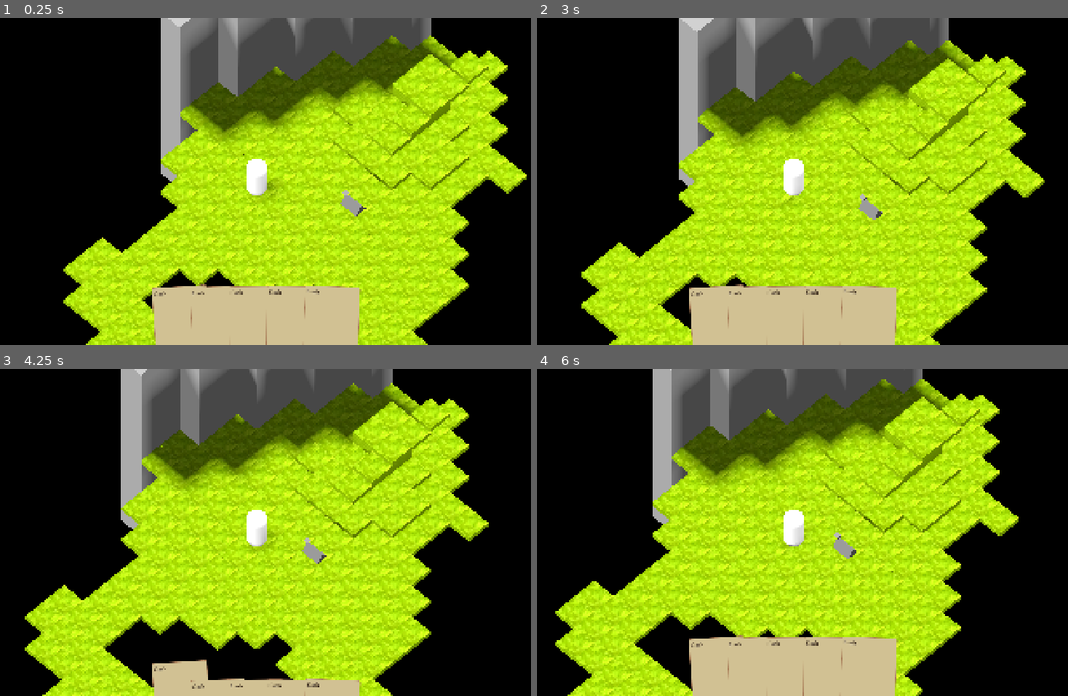
Above: before the commit, frames 1-4 (two rows, left to right).
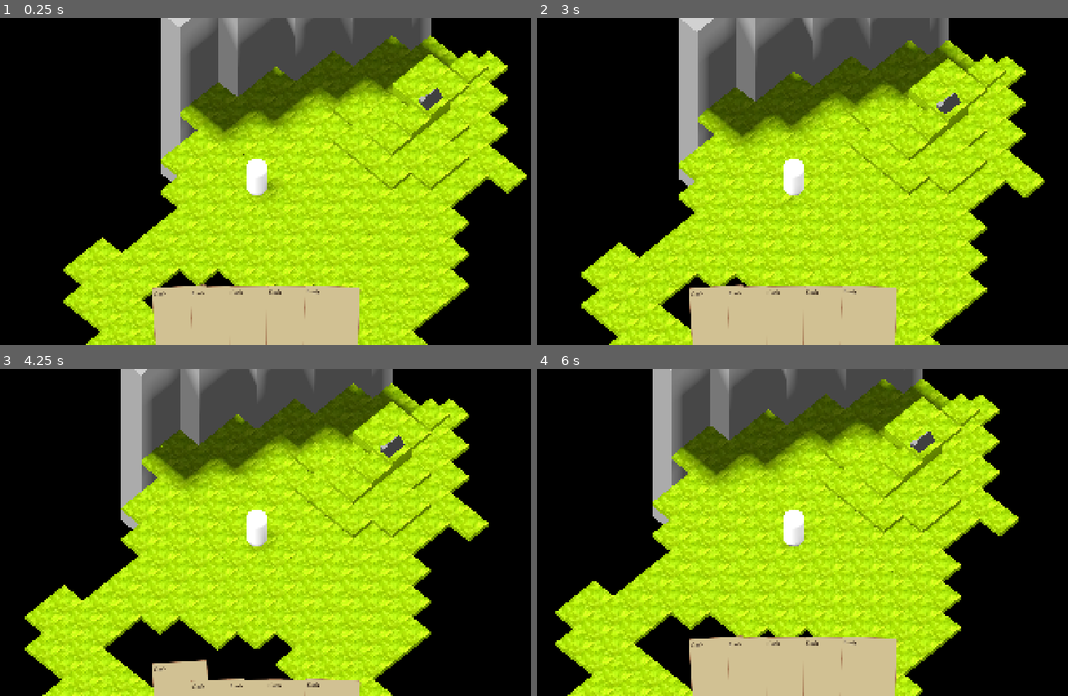
Above: after the commit, the same moments.

Repository: meelkor/veilways
Game: Godot game, scene res://prototype.tscn
Same seed, same stepped clock (60 frames per second), same inputs: the game is played once before the commit and once after it.
Inputs (mouse positions are in pixels of both pictures, inside the frame that each line leads up to):
- Up to frame 1 (0.25 s): no input
- Up to frame 2 (3 s): click (717, 318) at 0.52 s; click (717, 344) at 1.25 s; click (717, 318) at 2.02 s; tap Enter at 2.75 s; move the mouse to (919, 165) at 2.77 s; click (919, 165) at 2.92 s
- Up to frame 3 (4.25 s): tap Space at 3.5 s; move the mouse to (138, 548) at 3.52 s; click (138, 548) at 3.67 s
- Up to frame 4 (6 s): tap Enter at 4.25, 5.75 s; move the mouse to (850, 460) at 4.27 s; click (850, 460) at 4.42 s; tap Space at 5 s; move the mouse to (765, 597) at 5.02 s; click (765, 597) at 5.17 s; move the mouse to (967, 581) at 5.77 s; click (967, 581) at 5.92 s

The runs differ from the first frame. In frame 1, 0.4% of the frame differs, in the area x 64-84%, y 21-61%; in frame 2, 0.3%; in frame 3, 0.3%; in frame 4, 0.4%, in the area x 55-75%, y 19-58%.

Commit message:
fix snapping by enabling process always

Diff:
--- a/lib/actor/actor.gd
+++ b/lib/actor/actor.gd
@@ -47,7 +47,6 @@
 		position.x = floorf(position.x) + 0.5
 		position.z = floorf(position.z) + 0.5
 		if position != _editor_last_snap:
-			print("SNAP")
 			snap_y()
 			_editor_last_snap = position
 
--- a/prototype.tscn
+++ b/prototype.tscn
@@ -15,8 +15,6 @@
 drawing_deck = Array[ExtResource("3_mbk3n")]([ExtResource("4_8y2k3"), ExtResource("4_8y2k3"), ExtResource("4_8y2k3"), ExtResource("4_8y2k3"), ExtResource("4_8y2k3"), ExtResource("4_8y2k3")])
 metadata/_custom_type_script = "uid://dmdhu2kxcbu8s"
 
-[sub_resource type="PhysicsMaterial" id="PhysicsMaterial_bk8nm"]
-
 [sub_resource type="Environment" id="Environment_8y2k3"]
 background_mode = 1
 ambient_light_source = 2
@@ -30,12 +28,12 @@
 hand_cards = NodePath("HandCards")
 metadata/_custom_type_script = "uid://o4hghbxwqbn2"
 
-[node name="Critter" parent="." instance=ExtResource("2_bk8nm")]
-transform = Transform3D(1, 0, 0, 0, 1, 0, 0, 0, 1, -0.5, 0, -1.5)
-
 [node name="Player" parent="." instance=ExtResource("2_883nb")]
 transform = Transform3D(1, 0, 0, 0, 1, 0, 0, 0, 1, 1.5, 0, 1.5)
 deck = SubResource("Resource_8y2k3")
+
+[node name="Critter" parent="." instance=ExtResource("2_bk8nm")]
+transform = Transform3D(-4.371139e-08, 0, 1, 0, 1, 0, -1, 0, -4.371139e-08, -5.5, 0.7999985, -0.5)
 
 [node name="Overworld" type="Node3D" parent="." node_paths=PackedStringArray("grid_map")]
 script = ExtResource("1_883nb")
@@ -48,8 +46,8 @@
 shadow_enabled = true
 
 [node name="GridMap" type="GridMap" parent="Overworld"]
+process_mode = 3
 mesh_library = ExtResource("5_8y2k3")
-physics_material = SubResource("PhysicsMaterial_bk8nm")
 cell_size = Vector3(1, 0.2, 1)
 data = {
 "cells": PackedInt32Array(-1, 0, 0, -65536, 0, 0, -65535, 0, 0, -65534, 0, 0, -65533, 0, 0, -65533, 1, 0, -65532, 1, 0, …(3112 unchanged characters)…
Not shown: 1 places in prototype.tscn that only renumber resources
